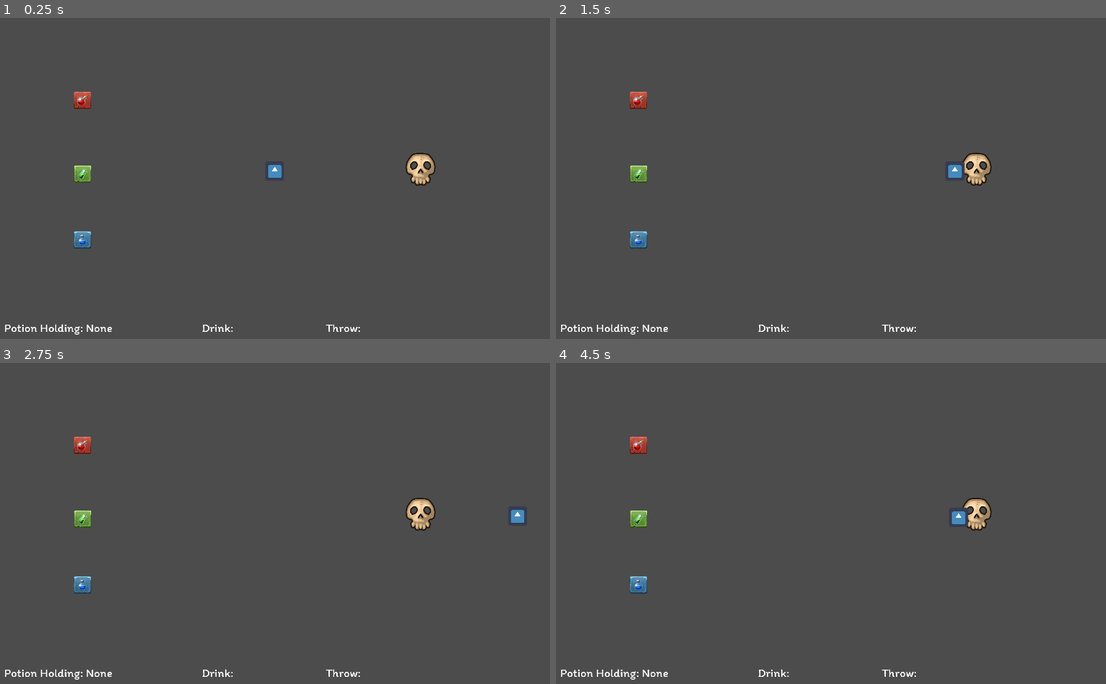
Above: before the commit, frames 1-4 (two rows, left to right).
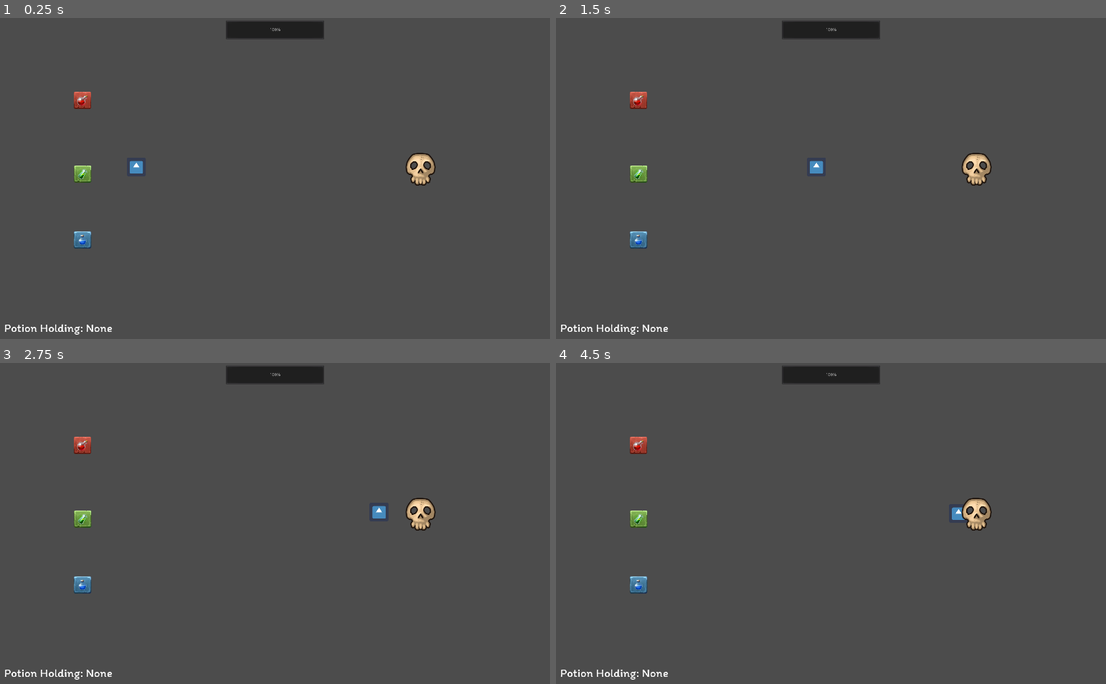
Above: after the commit, the same moments.

Repository: pedrolobo-abertay/CMP302_final_project
Game: Godot game, scene res://Level.tscn
Same seed, same stepped clock (60 frames per second), same inputs: the game is played once before the commit and once after it. The engine's default icon, where the game draws it, is replaced by a stand-in: a white triangle on a blue panel in a dark square.
Inputs (mouse positions are in pixels of both pictures, inside the frame that each line leads up to):
- Up to frame 1 (0.25 s): no input
- Up to frame 2 (1.5 s): tap Enter at 0.5 s; move the mouse to (957, 162) at 0.52 s; hold D (move_right) 0.53-1.28 s; hold Space (dash) 0.53-1.28 s; right-click (957, 162) at 0.8 s; move the mouse to (715, 194) at 1.27 s; hold A (move_left) from 1.28 s (still down); right-click (715, 194) at 1.35 s
- Up to frame 3 (2.75 s): click (159, 539) at 1.55 s; move the mouse to (330, 452) at 2.02 s; release A (move_left) at 2.03 s; press the mouse at (330, 452) at 2.03 s; hold D (move_right) from 2.03 s (still down); tap Space (dash) at 2.3 s
- Up to frame 4 (4.5 s): move the mouse to (803, 587) at 2.77 s; release the mouse at (803, 587) at 2.78 s; tap Space (dash) at 2.85 s; right-click (803, 587) at 3.05 s; move the mouse to (1001, 571) at 3.52 s; release D (move_right) at 3.53 s; hold Right mouse button (drink) 3.53-4.28 s; hold A (move_left) from 3.53 s (still down); click (1001, 571) at 3.8 s; move the mouse to (655, 475) at 4.27 s; tap S (move_bot) at 4.35 s

The runs differ from the first frame. In frame 1, 1.2% of the frame differs, in the area x 23-66%, y 0-98%; in frame 2, 1.3%, in the area x 36-75%, y 0-98%; in frame 3, 1.2%; in frame 4, 1.2%.

Commit message:
continued work on UI

Diff:
--- a/game/Enemy.gd
+++ b/game/Enemy.gd
@@ -40,7 +40,7 @@
 
 
 func _on_Timer_timeout():
-	if not active or stunned:
+	if not active or stunned or not player:
 		return
 	emit_signal("shoot", global_position, \
 	(player.global_position - global_position).normalized())
@@ -57,3 +57,6 @@
 func damage():
 	$AnimationPlayer.stop()
 	$AnimationPlayer.play("Damage")
+
+func player_died():
+	player = null
--- a/game/Level.gd
+++ b/game/Level.gd
@@ -4,16 +4,28 @@
 const PATHPOTION = "res://Potions/"
 const EXPLOSION = preload("res://Explosion.tscn")
 const BARRIER = preload("res://Barrier.tscn")
+const PLAYER = preload("res://Player.tscn")
+const POTIONS_TEXTS = {
+	"Movement": {
+		"drink": "increase speed",
+		"throw": "stun enemy"
+		},
+	"Dash" : {
+		"drink": "can dash",
+		"throw": "damage enemy"
+		},
+	"Invincibility": {
+		"drink": "imune to damage",
+		"throw": "create barrier"
+		}
+	}
 var potion_holding
+var player
 
 func _ready():
-	$Enemy.setup($Arena, $Player)
+	create_player()
 # warning-ignore:return_value_discarded
 	$Enemy.connect("shoot", self, "create_projectile")
-# warning-ignore:return_value_discarded
-	$Player.connect("throw_potion", self, "throw")
-# warning-ignore:return_value_discarded
-	$Player.connect("drink", self, "drink")
 
 
 func create_projectile(_position, _direction):
@@ -28,8 +40,8 @@
 
 
 func _process(_delta):
-	if potion_holding:
-		potion_holding.position = $Player.position
+	if potion_holding and player:
+		potion_holding.position = player.position
 
 
 func _on_PotionSpawn_get_potion(type):
@@ -37,12 +49,12 @@
 
 
 func throw(direction, target_position):
-	$UI.change_potion("None")
+	$UI.change_potion("None", null, null)
 	potion_holding.throw(direction, target_position)
 	potion_holding = null
 
 func drink():
-	$UI.change_potion("None")
+	$UI.change_potion("None", null, null)
 	potion_holding.drink()
 	potion_holding = null
 
@@ -52,14 +64,14 @@
 	elif potion_holding:
 		potion_holding.queue_free()
 
-	$UI.change_potion(type)
+	$UI.change_potion(type, POTIONS_TEXTS[type].drink, POTIONS_TEXTS[type].throw)
 
 	var path_potion = PATHPOTION+type+".tscn"
 	potion_holding = load(path_potion).instance()
 	$Potions.add_child(potion_holding)
-	potion_holding.position = $Player.position
-	$Player.potion_active = true
-	potion_holding.setup($Player)
+	potion_holding.position = player.position
+	player.potion_active = true
+	potion_holding.setup(player)
 
 	if type == "Invincibility":
 		potion_holding.connect("barrier", self, "create_barrier")
@@ -83,3 +95,27 @@
 	new_barrier.setup(time)
 
 	$Barriers.add_child(new_barrier)
+
+func die_player():
+	player = null
+	if potion_holding:
+		potion_holding.queue_free()
+		potion_holding = null
+	yield(get_tree().create_timer(3), "timeout")
+	create_player()
+
+
+
+func create_player():
+	player = PLAYER.instance()
+	player.position = Vector2(500, 500)
+	$PlayerPlace.add_child(player)
+	$Enemy.setup($Arena, player)
+# warning-ignore:return_value_discarded
+	player.connect("throw_potion", self, "throw")
+# warning-ignore:return_value_discarded
+	player.connect("drink", self, "drink")
+# warning-ignore:return_value_discarded
+	player.connect("died", self, "die_player")
+# warning-ignore:return_value_discarded
+	player.connect("died", $Enemy, "player_died")
--- a/game/Level.tscn
+++ b/game/Level.tscn
@@ -1,7 +1,6 @@
-[gd_scene load_steps=7 format=2]
+[gd_scene load_steps=6 format=2]
 
 [ext_resource path="res://Arena.tscn" type="PackedScene" id=1]
-[ext_resource path="res://Player.tscn" type="PackedScene" id=2]
 [ext_resource path="res://Enemy.tscn" type="PackedScene" id=3]
 [ext_resource path="res://Level.gd" type="Script" id=4]
 [ext_resource path="res://UI.tscn" type="PackedScene" id=5]
@@ -30,11 +29,10 @@
 
 [node name="Potions" type="Node" parent="."]
 
+[node name="PlayerPlace" type="Node2D" parent="."]
+
 [node name="Enemy" parent="." instance=ExtResource( 3 )]
 position = Vector2( 1453.36, 507.926 )
-
-[node name="Player" parent="." instance=ExtResource( 2 )]
-position = Vector2( 964, 514 )
 
 [node name="Explosions" type="Node" parent="."]
 
--- a/game/Player.gd
+++ b/game/Player.gd
@@ -7,6 +7,8 @@
 
 signal throw_potion
 signal drink
+signal health
+signal died
 
 var movement = Vector2()
 var speed = NORMAL_SPEED
@@ -16,6 +18,7 @@
 var dash_force = 5000
 var dash_vec = Vector2()
 var invincible = false
+var health = 100
 
 func _ready():
 	pass
@@ -53,12 +56,15 @@
 
 	movement = move_and_slide(movement)
 
-func take_damage():
+func take_damage(damage):
 	if invincible:
 		return
 	$AnimationPlayer.stop()
 	$AnimationPlayer.play("take_damage")
-
+	emit_signal("health", health)
+	health -= damage
+	if health <=0:
+		die()
 
 func throw():
 	potion_active = false
@@ -115,3 +121,7 @@
 
 func _on_TimerMov_timeout():
 	 speed = NORMAL_SPEED
+
+func die():
+	emit_signal("died")
+	queue_free()
--- a/game/Projectile.gd
+++ b/game/Projectile.gd
@@ -2,6 +2,7 @@
 
 const speed = 1000
 var direction
+var damage = 20
 
 func _ready():
 	pass
@@ -15,7 +16,7 @@
 	if body.is_in_group("wall"):
 		queue_free()
 	if body.is_in_group("player"):
-		body.take_damage()
+		body.take_damage(damage)
 		queue_free()
 
 func _process(delta):
--- a/game/UI.gd
+++ b/game/UI.gd
@@ -2,15 +2,28 @@
 
 const BUFF_BAR = preload("res://BuffBar.tscn")
 
-onready var which_potion = $HboxContainer/WhichPotion
+onready var which_potion = $HBoxContainer/WhichPotion
 onready var drink_effect = $HBoxContainer/DrinkEffect
 onready var throw_effect = $HBoxContainer/ThrowEffect
 
+var health = 100
+
 func _ready():
-	pass
+	drink_effect.hide()
+	throw_effect.hide()
 
 func change_potion(potion, text_drink, text_throw):
 	which_potion.text = "Potion Holding: " + potion
+	if potion == "None":
+		drink_effect.hide()
+		throw_effect.hide()
+	else:
+		drink_effect.text = "Drink Effect: " + text_drink
+		throw_effect.text = "Throw Effect: " + text_throw
+
+		drink_effect.show()
+		throw_effect.show()
+
 
 func add_buff(type, time, text):
 	for bar in $Effects.get_children():
@@ -20,3 +33,6 @@
 	var new_buff = BUFF_BAR.instance()
 	new_buff.setup(type, time, text)
 	$Effects.add_child(new_buff)
+
+func update_health():
+	pass
--- a/game/UI.tscn
+++ b/game/UI.tscn
@@ -20,7 +20,7 @@
 margin_top = 1016.0
 margin_right = 675.0
 margin_bottom = 1064.0
-custom_constants/separation = 300
+custom_constants/separation = 150
 __meta__ = {
 "_edit_use_anchors_": false
 }
@@ -35,8 +35,8 @@
 }
 
 [node name="DrinkEffect" type="Label" parent="HBoxContainer"]
-margin_left = 663.0
-margin_right = 778.0
+margin_left = 513.0
+margin_right = 628.0
 margin_bottom = 48.0
 custom_fonts/font = ExtResource( 2 )
 text = "Drink: "
@@ -45,11 +45,21 @@
 }
 
 [node name="ThrowEffect" type="Label" parent="HBoxContainer"]
-margin_left = 1078.0
-margin_right = 1195.0
+margin_left = 778.0
+margin_right = 895.0
 margin_bottom = 48.0
 custom_fonts/font = ExtResource( 2 )
 text = "Throw:"
 __meta__ = {
 "_edit_use_anchors_": false
 }
+
+[node name="HealthBar" type="ProgressBar" parent="."]
+margin_left = 800.398
+margin_top = 7.53671
+margin_right = 1130.4
+margin_bottom = 71.5367
+value = 100.0
+__meta__ = {
+"_edit_use_anchors_": false
+}
